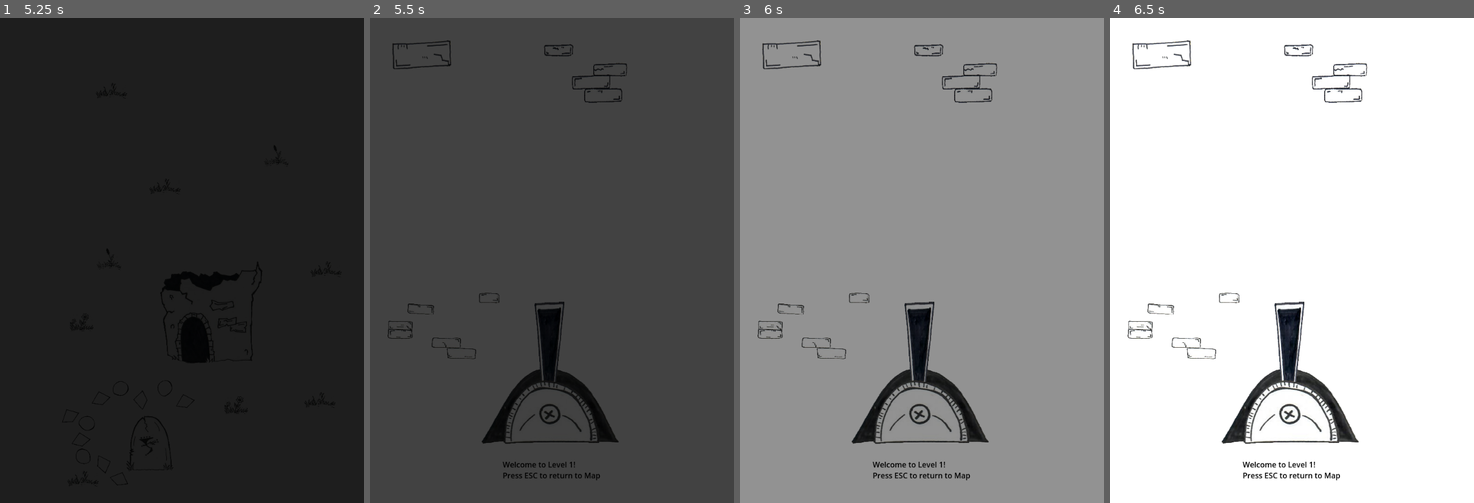
Above: before the commit, frames 1-4 (left to right).
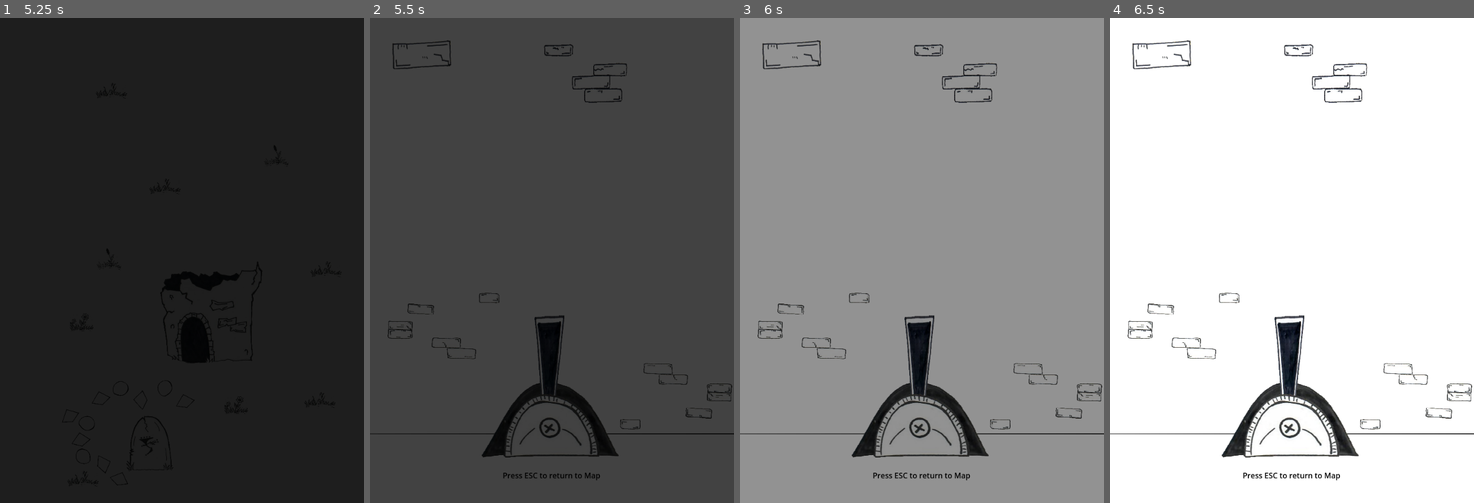
Above: after the commit, the same moments.

Repository: AntonioDell/pip-melville-website
Game: Godot game, scene res://levels/map/map.tscn
Two runs of this game, one before a commit and one after it. Both use one fixed random seed, a clock stepped at 60 frames per second and the inputs below.
Inputs (mouse positions are in pixels of both pictures, inside the frame that each line leads up to):
- Up to frame 1 (5.25 s): tap Enter at 0.5 s; drag from (149, 444) to (218, 153) at 0.52 s; tap Space at 1.25 s; drag from (211, 313) to (163, 357) at 1.27 s; move the mouse to (218, 153) at 2.02 s; click (218, 153) at 2.17 s; drag from (163, 357) to (72, 187) at 2.77 s; move the mouse to (291, 333) at 3.52 s; click (291, 333) at 3.67 s; drag from (72, 187) to (127, 139) at 4.27 s; move the mouse to (200, 260) at 5.02 s; click (200, 260) at 5.17 s
- Up to frame 2 (5.5 s): no input
- Up to frame 3 (6 s): drag from (918, 342) to (849, 284) at 5.77 s
- Up to frame 4 (6.5 s): no input

Frame 1 is identical in both runs. In frame 2, 3.2% of the frame differs, in the area x 0-100%, y 58-93%; in frame 3, 3.8%; in frame 4, 4.2%.

Commit message:
feat: Improve gallery visually

Diff:
--- a/levels/gallery/gallery_level.tscn
+++ b/levels/gallery/gallery_level.tscn
@@ -19,6 +19,14 @@
 width = 1100
 height = 1100
 
+[sub_resource type="Gradient" id="Gradient_v0t7y"]
+colors = PackedColorArray(0.577009, 0.577008, 0.577009, 1, 0.111197, 0.111197, 0.111197, 1)
+
+[sub_resource type="GradientTexture2D" id="GradientTexture2D_j8fqu"]
+gradient = SubResource("Gradient_v0t7y")
+width = 1000
+height = 2
+
 [sub_resource type="RectangleShape2D" id="RectangleShape2D_psgh6"]
 size = Vector2(369, 250)
 
@@ -46,6 +54,17 @@
 position = Vector2(-229, 138)
 scale = Vector2(0.5, 0.5)
 texture = ExtResource("4_ndlld")
+
+[node name="Brick4" type="Sprite2D" parent="Background"]
+position = Vector2(262, 287)
+scale = Vector2(0.5, 0.5)
+texture = ExtResource("4_ndlld")
+flip_h = true
+flip_v = true
+
+[node name="WallFloorDivider" type="Sprite2D" parent="Background"]
+position = Vector2(-1, 366)
+texture = SubResource("GradientTexture2D_j8fqu")
 
 [node name="FramePositions" type="Node2D" parent="."]
 
@@ -175,7 +194,7 @@
 shape = SubResource("RectangleShape2D_y48uv")
 
 [node name="Lever" parent="." instance=ExtResource("3_ngd8j")]
-position = Vector2(381, 899)
+position = Vector2(381, 928)
 is_blocked = true
 max_drag_length = 250.0
 max_rotation = 75.0
@@ -190,14 +209,13 @@
 anchor_right = 0.5
 anchor_bottom = 1.0
 offset_left = -104.0
-offset_top = -93.0
+offset_top = -70.0
 offset_right = 104.0
-offset_bottom = -47.0
+offset_bottom = -24.0
 grow_horizontal = 2
 grow_vertical = 0
 theme_override_colors/default_color = Color(0, 0, 0, 1)
-text = "Welcome to Level 1!
-Press ESC to return to Map"
+text = "Press ESC to return to Map"
 fit_content_height = true
 
 [connection signal="triggered" from="Lever" to="." method="_on_Lever_triggered"]
Not shown: 1 places in levels/gallery/gallery_level.tscn that only renumber resources
